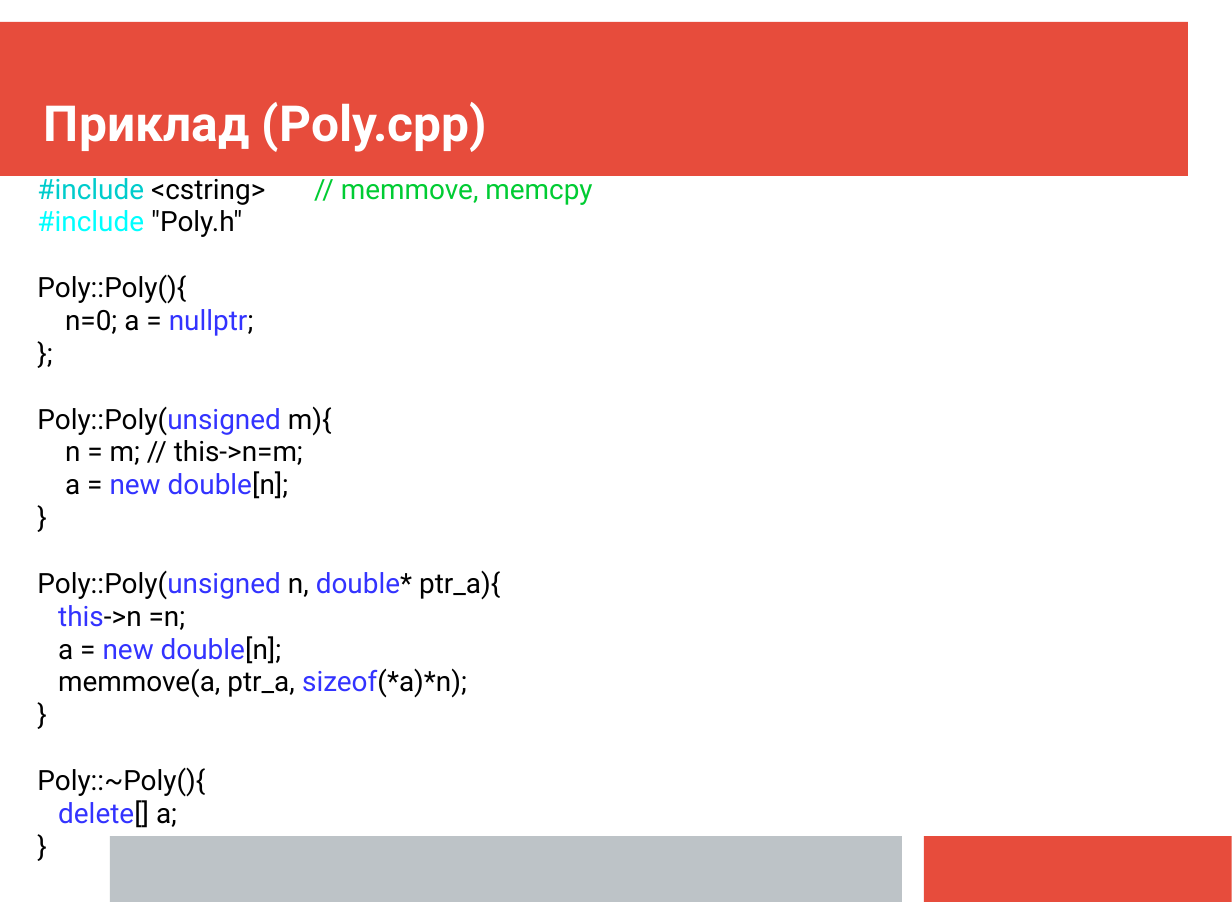
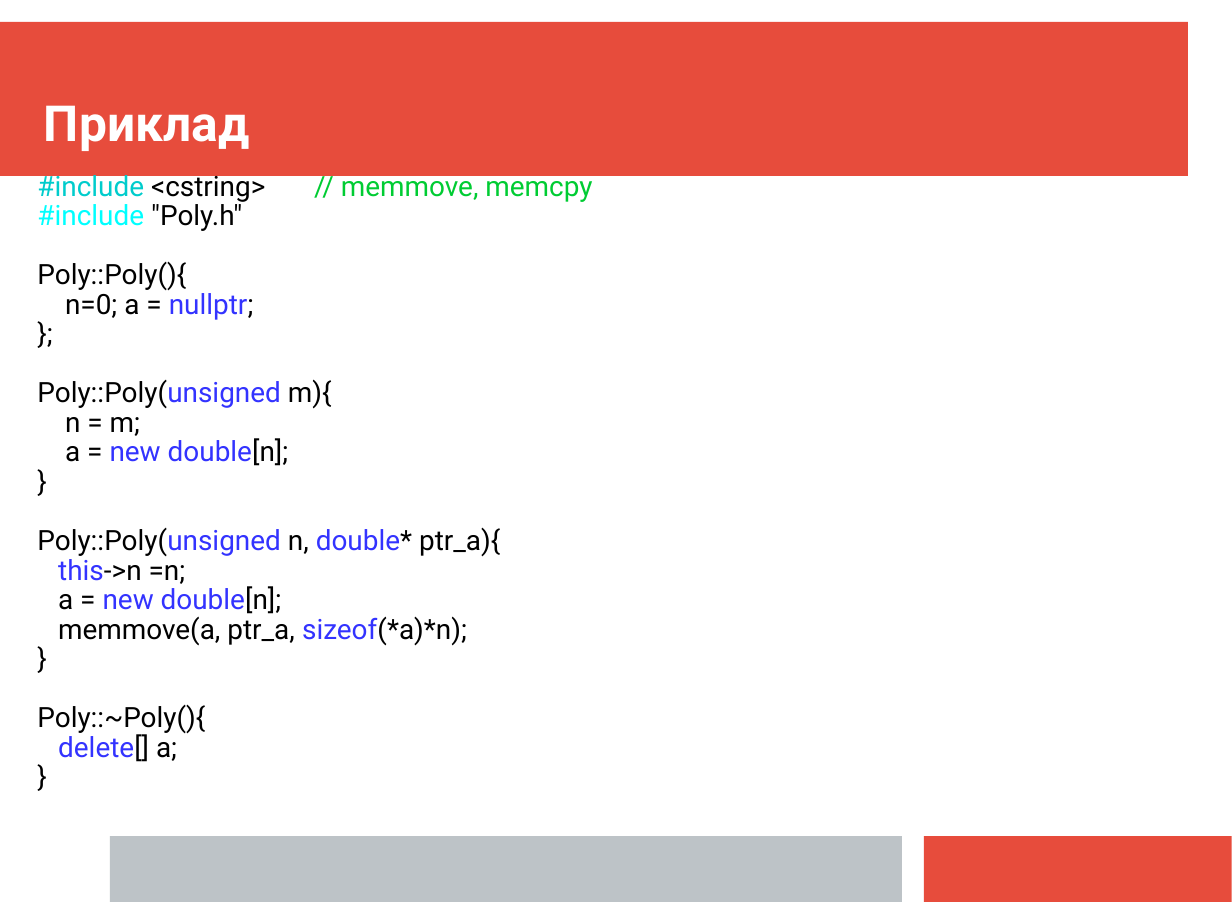
Before and after one commit to mecchmatProjects/CppCourse, a slide deck: slide 17 of Lect08/CppTutorUkr8.ppt. Drawn at 1232x924 pixels with LibreOffice and Linux fonts; fonts in the diff are those of the drawing. Boxes give left, top, right and bottom in pixels: in the first picture for what was removed or moved away, otherwise in the second. Text is boxed around its words. In the diff, an @@ line names an element or a change of style, - is before the commit and + after.

```diff
--- a/Lect08/CppTutorUkr8.ppt
+++ b/Lect08/CppTutorUkr8.ppt
@@ text at (44,105,249,151): text changed @@
-Приклад (Poly.cpp)
+Приклад
@@ text at (37,170,500,762): line spacing 0.98 to 0.88 @@
@@ text at (65,406,140,436): text changed @@
-n = m; // this->n=m;
+n = m;
```
Also in this commit, not shown: 16 other slides changed, 1 slide removed, 11 other files.
